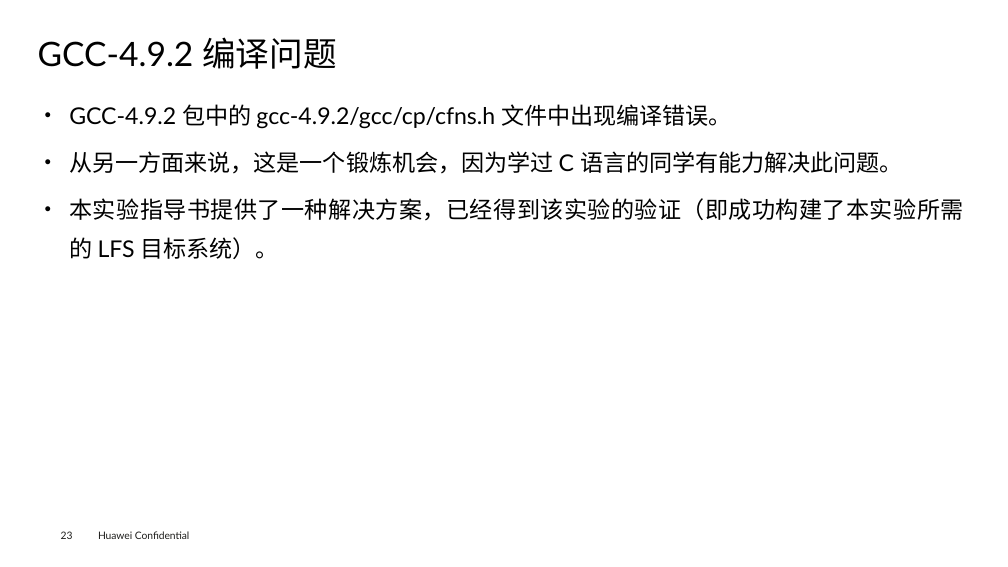
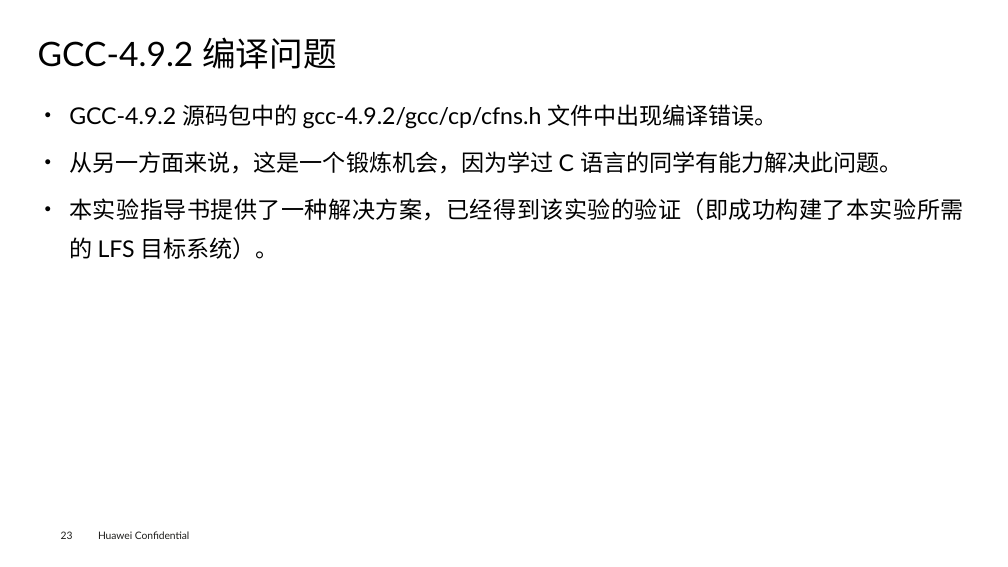
Before and after one commit to openeuler-mirror/lfs-course, a slide deck: slide 24 of lfs-7.7-systemd/documents/LFS-on-opnEuler_v1.3.pptx. Drawn at 1008x567 pixels with LibreOffice and Linux fonts; fonts in the diff are those of the drawing; background and template pictures are left out. Boxes give left, top, right and bottom in pixels: in the first picture for what was removed or moved away, otherwise in the second. Text is boxed around its words. In the diff, an @@ line names an element or a change of style, - is before the commit and + after.

```diff
--- a/lfs-7.7-systemd/documents/LFS-on-opnEuler_v1.3.pptx
+++ b/lfs-7.7-systemd/documents/LFS-on-opnEuler_v1.3.pptx
@@ text at (69,104,778,129): text changed @@
-● GCC-4.9.2 包中的 gcc-4.9.2/gcc/cp/cfns.h 文件中出现编译错误。
+● GCC-4.9.2 源码包中的 gcc-4.9.2/gcc/cp/cfns.h 文件中出现编译错误。
```
Also in this commit, not shown: 9 other slides changed, 1 other file.
